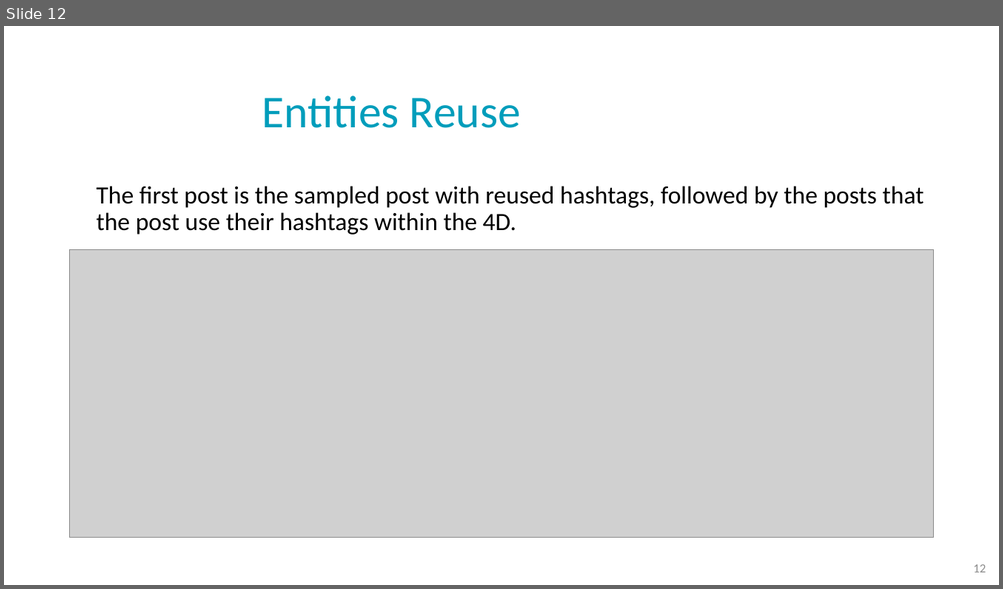
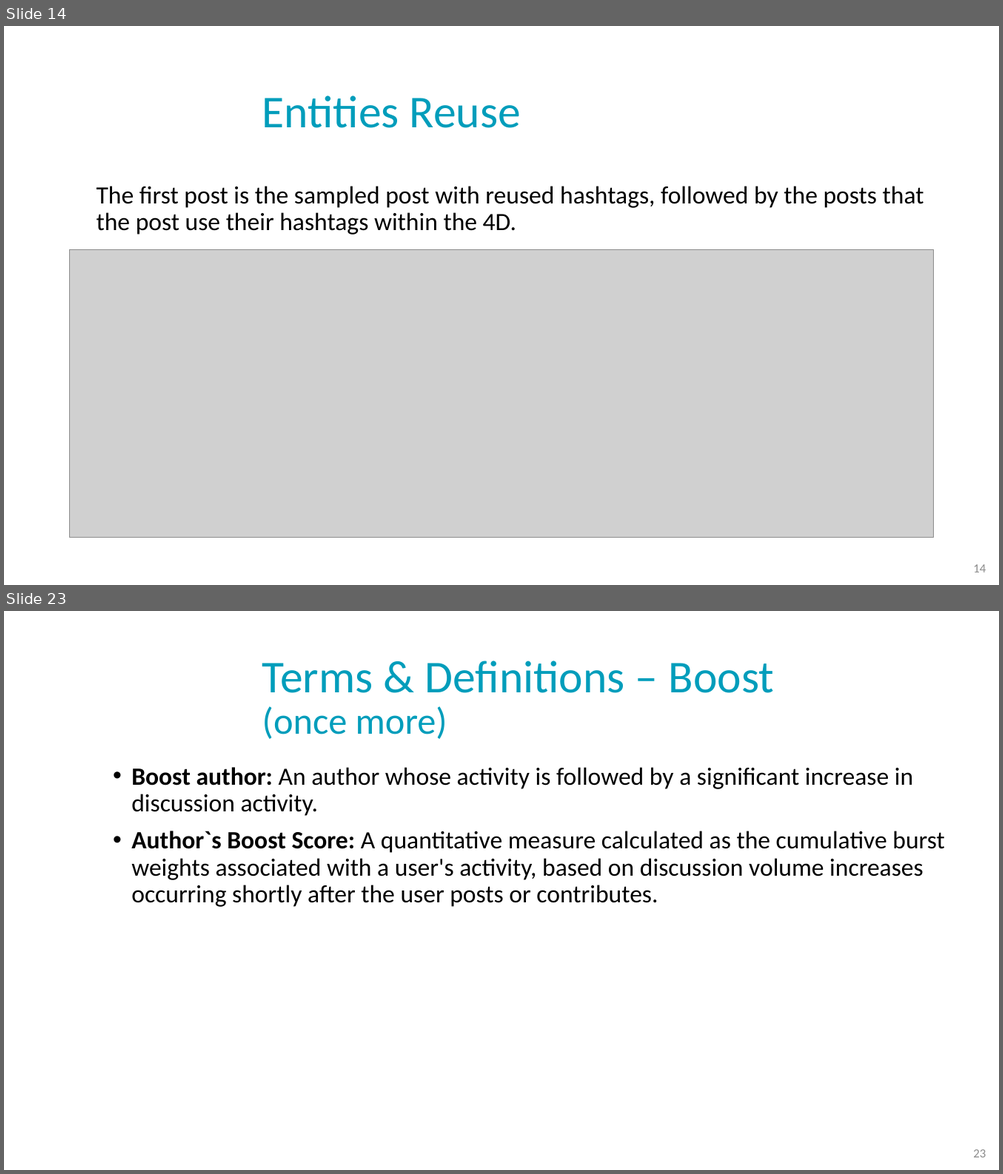
Before and after one commit to NoaTal1996/Backbone-Graph, a slide deck: docs/meeting/2026_03_08.pptx. Shown one above the other, each under a label of ours: slide 12 before the commit, slides 14 and 23 after it; the slides between them are not shown. The pictures are 1003x589 and 1003x1174 pixels, drawn with LibreOffice and Linux fonts; fonts in the diff are those of the drawing; grey boxes stand for pictures; background and template pictures are left out. Boxes give left, top, right and bottom in pixels: in the first picture for what was removed or moved away, otherwise in the second. Text is boxed around its words. In the diff, an @@ line names an element or a change of style, - is before the commit and + after.

```diff
--- a/docs/meeting/2026_03_08.pptx
+++ b/docs/meeting/2026_03_08.pptx
@@ slide 23 added at [4,611,999,1170], background picture (left out) @@
@@ title added at [262,661,774,739], 44 pt, text #009DBB @@
+Terms & Definitions – Boost
+(once more)
@@ text added at [131,767,944,907], 24 pt, text #000000 @@
+• Boost author: An author whose activity is followed by a significant increase in discussion activity.
+• Author`s Boost Score: A quantitative measure calculated as the cumulative burst weights associated with a user's activity, based on discussion volume increases occurring shortly after the user posts or contributes.
@@ page number added at [973,1150,985,1158], 12 pt, text #8C8C8C @@
+23
@@ what was slide 12 is now slide 14 @@
@@ page number at [973,565,985,573]: text changed @@
-12
+14
```
Also in this commit, not shown: 4 slides changed, 10 other slides added, 2 other files.
